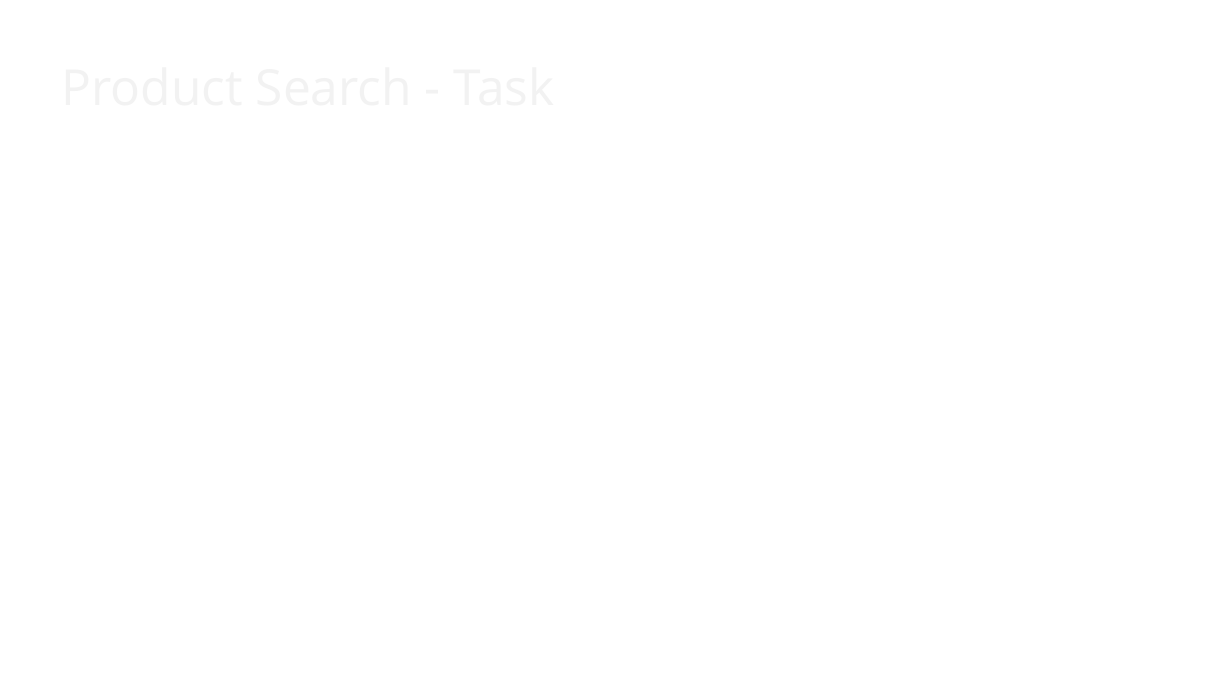
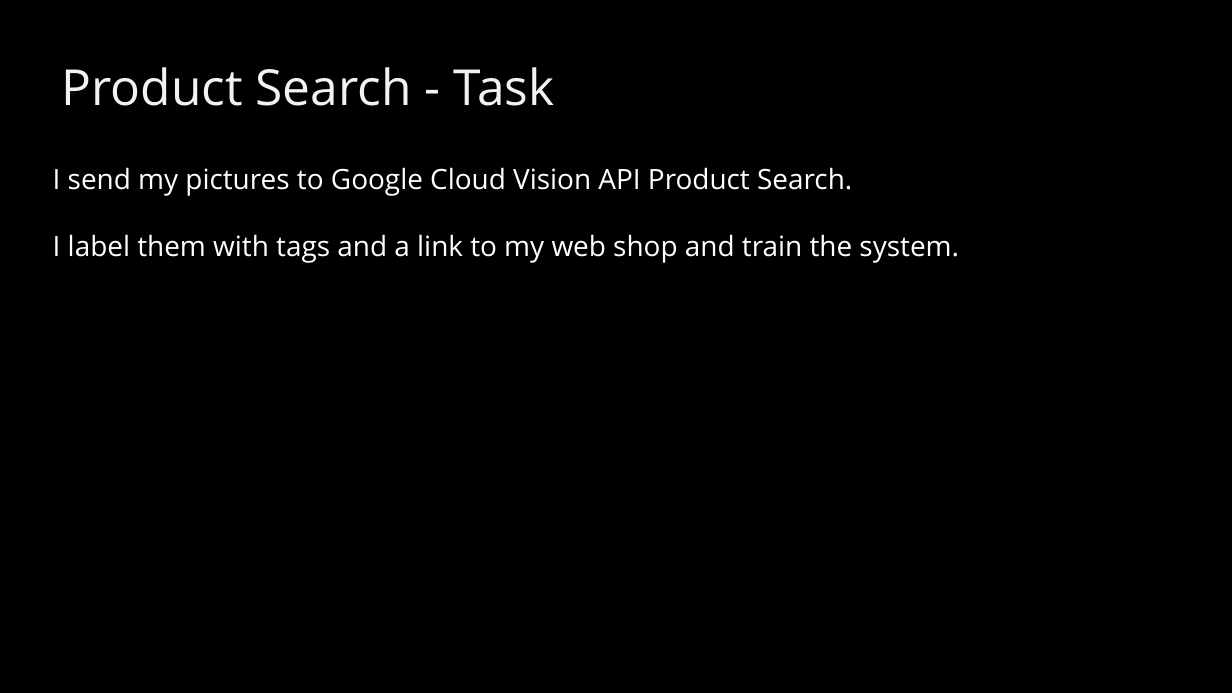
Before and after one commit to BaselHack/2021-team-5, a slide deck: slide 4 of presentation/presentation_v1.pptx. Drawn at 1232x693 pixels with LibreOffice and Linux fonts; fonts in the diff are those of the drawing. Boxes give left, top, right and bottom in pixels: in the first picture for what was removed or moved away, otherwise in the second. Text is boxed around its words. In the diff, an @@ line names an element or a change of style, - is before the commit and + after.

Commit message:
presentation background

```diff
--- a/presentation/presentation_v1.pptx
+++ b/presentation/presentation_v1.pptx
@@ background #FFFFFF to #000000 @@
@@ text added at bbox=[62, 67, 555, 106], 32 pt, text #F2F2F2 @@
+Product Search - Task
@@ text added at bbox=[53, 167, 959, 263], 18 pt, text #FFFFFF @@
+I send my pictures to Google Cloud Vision API Product Search.
+I label them with tags and a link to my web shop and train the system.
```
Also in this commit, not shown: 6 other slides changed.
